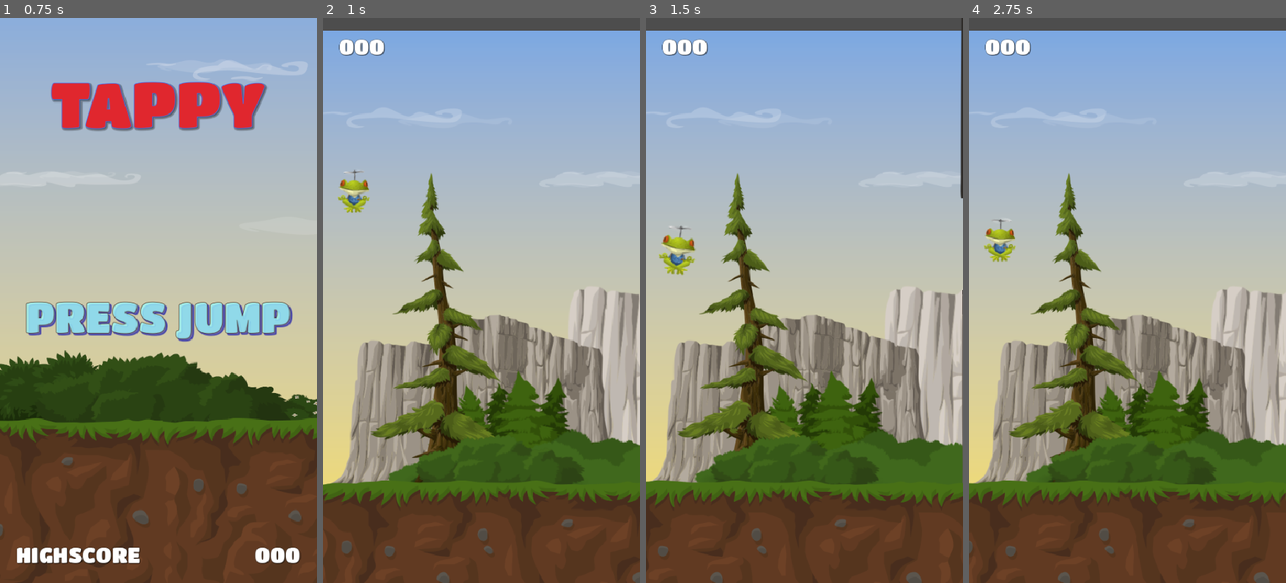
Above: before the commit, frames 1-4 (left to right).
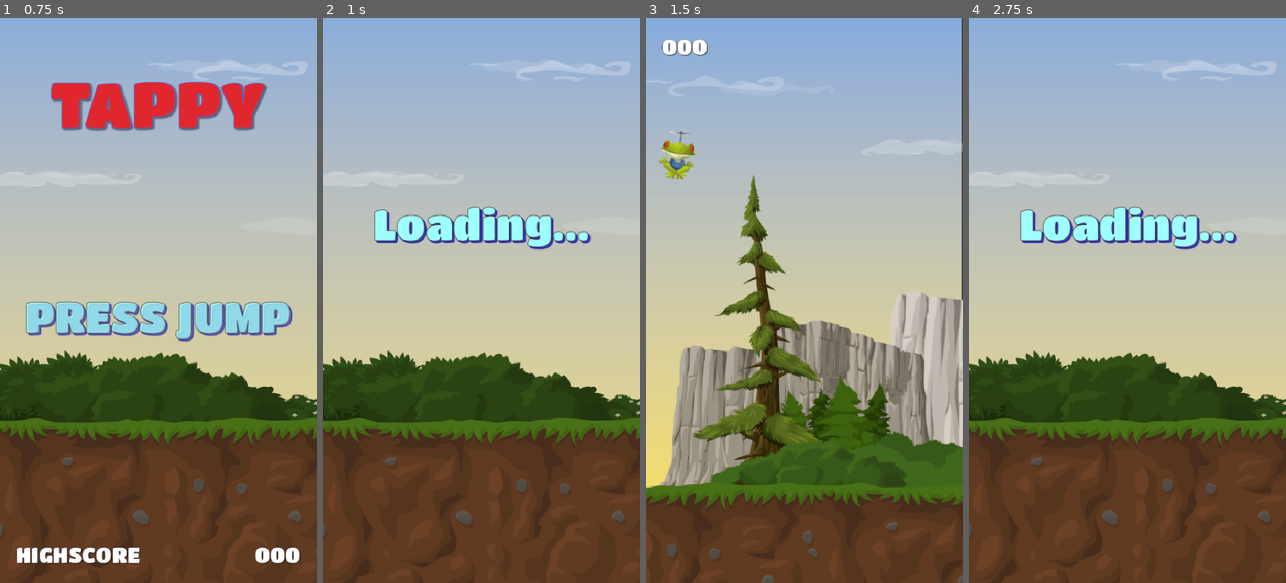
Above: after the commit, the same moments.

Repository: DogWizardStudios/Tappy
Game: Godot game, scene res://scenes/main/Main.tscn
Two runs of this game, one before a commit and one after it. Both use one fixed random seed, a clock stepped at 60 frames per second and the inputs below.
Inputs:
- Up to frame 1 (0.75 s): hold T (TEST) from 0.53 s (still down)
- Up to frame 2 (1 s): keep holding T (TEST); tap Space (fly) at 0.8 s
- Up to frame 3 (1.5 s): release T (TEST) at 1.28 s; tap Space (fly) at 1.35 s
- Up to frame 4 (2.75 s): tap T (TEST) at 1.55 s; hold T (TEST) from 2.03 s (still down); tap Space (fly) at 2.3 s

Frame 1 is identical in both runs. In frame 2, 38% of the frame differs, in the area x 0-100%, y 0-100%; in frame 3, 22%; in frame 4, 39%.

Commit message:
Add transition between game and main

Diff:
--- a/globals/GameManager.gd
+++ b/globals/GameManager.gd
@@ -2,10 +2,35 @@
 
 const MAIN = preload("uid://bk7wx4bliuk8n")
 const GAME = preload("uid://bnqilomf5vcb8")
+const LOADING = preload("uid://bg6hye15g22ul")
+
+
+
+#region Original
+
+#func load_game_screen() -> void:
+	#get_tree().change_scene_to_packed(GAME)
+#
+#
+#func load_main_screen() -> void:
+	#get_tree().change_scene_to_packed(MAIN)
+
+#endregion
+
+#region Simple transition
+
+var _next_scene: PackedScene
+
+func change_to_next () -> void:
+	get_tree().change_scene_to_packed(_next_scene)
 
 func load_game_screen() -> void:
-	get_tree().change_scene_to_packed(GAME)
+	_next_scene = GAME
+	get_tree().change_scene_to_packed(LOADING)
 
 
 func load_main_screen() -> void:
-	get_tree().change_scene_to_packed(MAIN)
+	_next_scene = MAIN
+	get_tree().change_scene_to_packed(LOADING)
+
+#endregion
--- a/globals/SignalHub.gd
+++ b/globals/SignalHub.gd
@@ -2,7 +2,6 @@
 
 signal tappy_died
 signal point_scored(score:int)
-
 
 func emit_tappy_died()-> void:
 	tappy_died.emit()
--- a/scenes/game/Game.gd
+++ b/scenes/game/Game.gd
@@ -6,6 +6,8 @@
 @onready var upper_spawn: Marker2D = $UpperSpawn
 @onready var lower_spawn: Marker2D = $LowerSpawn
 @onready var pipes_container: Node = $Pipes
+
+
 
 func _ready() -> void:
 	ScoreManager.reset_score()
--- a/scenes/game/Game.tscn
+++ b/scenes/game/Game.tscn
@@ -16,7 +16,7 @@
 pipes_scene = ExtResource("3_vrspl")
 
 [node name="ParralaxBG" parent="." unique_id=1932492428 instance=ExtResource("3_365ku")]
-position = Vector2(0, 19)
+position = Vector2(-2, -35)
 
 [node name="Tappy" parent="." unique_id=2105558002 instance=ExtResource("2_m44fu")]
 z_index = 1
--- a/scenes/game_ui/GameUi.tscn
+++ b/scenes/game_ui/GameUi.tscn
@@ -13,6 +13,7 @@
 anchor_bottom = 1.0
 grow_horizontal = 2
 grow_vertical = 2
+mouse_filter = 2
 script = ExtResource("1_uc6v2")
 
 [node name="MarginContainer" type="MarginContainer" parent="." unique_id=553406558]
--- /dev/null
+++ b/scenes/loadingscreen/Loading.gd
@@ -0,0 +1,7 @@
+extends Control
+
+
+# Called when the node enters the scene tree for the first time.
+func _ready() -> void:
+	await get_tree().create_timer(0.5).timeout
+	GameManager.change_to_next()
--- /dev/null
+++ b/scenes/loadingscreen/Loading.tscn
@@ -0,0 +1,42 @@
+[gd_scene format=3 uid="uid://bg6hye15g22ul"]
+
+[ext_resource type="Script" uid="uid://2m1btctfwdhp" path="res://scenes/loadingscreen/Loading.gd" id="1_q3sbv"]
+[ext_resource type="Texture2D" uid="uid://hr7ncocwdu5i" path="res://assets/background/MainScreen.png" id="1_vrbob"]
+[ext_resource type="LabelSettings" uid="uid://cmlk8f4dpsfyx" path="res://resources/jump_prompt_label.tres" id="2_q3sbv"]
+
+[node name="Loading" type="Control" unique_id=139679777]
+layout_mode = 3
+anchors_preset = 15
+anchor_right = 1.0
+anchor_bottom = 1.0
+grow_horizontal = 2
+grow_vertical = 2
+script = ExtResource("1_q3sbv")
+
+[node name="TextureRect" type="TextureRect" parent="." unique_id=1792078754]
+layout_mode = 1
+anchors_preset = 15
+anchor_right = 1.0
+anchor_bottom = 1.0
+grow_horizontal = 2
+grow_vertical = 2
+texture = ExtResource("1_vrbob")
+
+[node name="JumpLabel" type="Label" parent="." unique_id=1098246763]
+layout_mode = 1
+anchors_preset = 8
+anchor_left = 0.5
+anchor_top = 0.5
+anchor_right = 0.5
+anchor_bottom = 0.5
+offset_left = -201.5
+offset_top = -154.0
+offset_right = 201.5
+offset_bottom = -79.0
+grow_horizontal = 2
+grow_vertical = 2
+size_flags_horizontal = 4
+text = "Loading..."
+label_settings = ExtResource("2_q3sbv")
+horizontal_alignment = 1
+vertical_alignment = 1
--- a/scenes/parallaxbg/ParralaxBg.tscn
+++ b/scenes/parallaxbg/ParralaxBg.tscn
@@ -19,7 +19,7 @@
 autoscroll = Vector2(-10, 0)
 
 [node name="Sprite2D" type="Sprite2D" parent="Parallax2D" unique_id=69456915]
-position = Vector2(0, 43)
+position = Vector2(0, 49)
 texture = ExtResource("2_rmk1r")
 centered = false
 
@@ -29,7 +29,7 @@
 autoscroll = Vector2(-20, 0)
 
 [node name="Sprite2D" type="Sprite2D" parent="Parallax2D4" unique_id=1642401273]
-position = Vector2(0, 58)
+position = Vector2(0, 120)
 texture = ExtResource("1_80yw8")
 centered = false
 
@@ -38,7 +38,7 @@
 autoscroll = Vector2(-30, 0)
 
 [node name="Sprite2D" type="Sprite2D" parent="Parallax2D3" unique_id=1342351421]
-position = Vector2(0, 67)
+position = Vector2(0, 129)
 texture = ExtResource("1_rg5w6")
 centered = false
 
@@ -47,7 +47,7 @@
 autoscroll = Vector2(-50, 0)
 
 [node name="Sprite2D" type="Sprite2D" parent="Parallax2D2" unique_id=1637193964]
-position = Vector2(0, 45)
+position = Vector2(0, 102)
 texture = ExtResource("1_a84kj")
 centered = false
 
@@ -56,7 +56,7 @@
 autoscroll = Vector2(-85, 0)
 
 [node name="Sprite2D" type="Sprite2D" parent="Parallax2D5" unique_id=1433989908]
-position = Vector2(0, 55)
+position = Vector2(0, 117)
 texture = ExtResource("6_gtn1d")
 centered = false
 
@@ -66,6 +66,6 @@
 
 [node name="Sprite2D" type="Sprite2D" parent="Parallax2D6" unique_id=15869494]
 z_index = 10
-position = Vector2(0, 680)
+position = Vector2(2, 738)
 texture = ExtResource("7_xr5x1")
 centered = false
--- a/scenes/tappy/Tappy.gd
+++ b/scenes/tappy/Tappy.gd
@@ -8,6 +8,7 @@
 var _jumped: bool = false
 
 @onready var animation_player: AnimationPlayer = $AnimationPlayer
+@onready var spawn_timer: Timer = $"../SpawnTimer"
 
 
 
@@ -26,8 +27,6 @@
 		_jumped = false
 
 
-
-
 	move_and_slide()
 
 	if is_on_ceiling() or is_on_floor():
--- a/scenes/tappy/Tappy.tscn
+++ b/scenes/tappy/Tappy.tscn
@@ -429,7 +429,7 @@
 "times": PackedFloat32Array(0, 0.1, 0.2, 0.4),
 "transitions": PackedFloat32Array(1, 1, 1, 1),
 "update": 0,
-"values": [1.0, 0.9, 1.5999999999999999, 1.0]
+"values": [1.0, 0.9, 1.6, 1.0]
 }
 
 [sub_resource type="AnimationLibrary" id="AnimationLibrary_a1x50"]
@@ -462,4 +462,4 @@
 stream = ExtResource("3_euwjd")
 volume_db = -5.0
 autoplay = true
-parameters/looping = false
+parameters/looping = true
Not shown, added: scenes/loadingscreen/Loading.gd.uid
